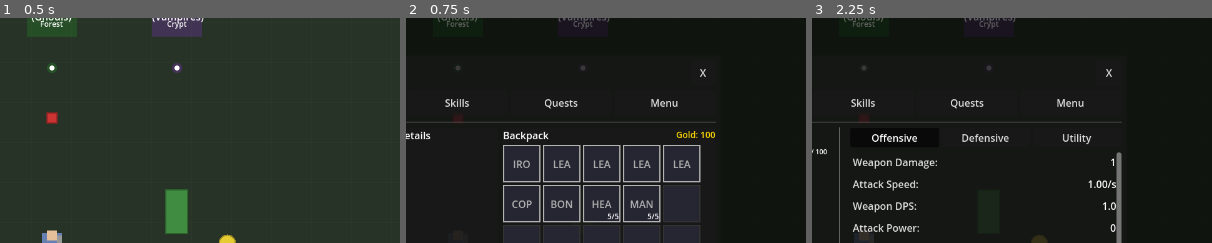
Above: before the commit, frames 1-3 (left to right).
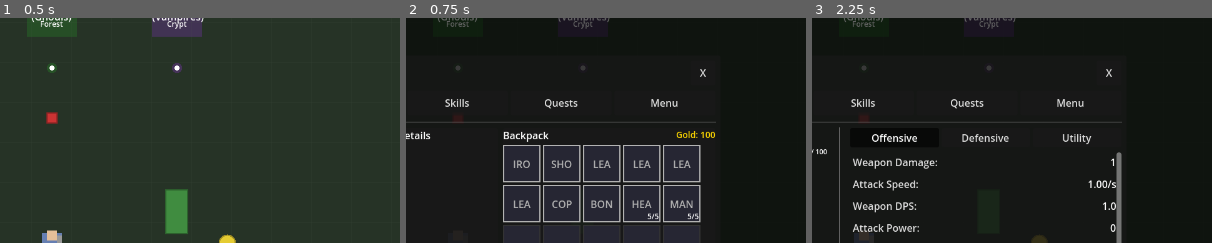
Above: after the commit, the same moments.

Repository: MatousHruska/MobileTestia
Game: Godot game, scene res://scenes/world/test_zone.tscn
The game is run twice, just before and just after one commit, with the same random seed, the same clock (stepped at 60 frames per second) and the same inputs.
Inputs:
- Up to frame 1 (0.5 s): no input
- Up to frame 2 (0.75 s): click "☰" at 0.5 s
- Up to frame 3 (2.25 s): click "Inventory" at 1.25 s; click "Stats (+10)" at 2 s
The pictures show only the part of the screen within x 44-94%, y 0-50%; the shares and areas given below are measured in that part.

Frame 1 is identical in both runs. In frame 2, 1.1% of the frame differs, in the area x 26-74%, y 63-92%; in frame 3, nothing differs.

Commit message:
Add Short Bow to starting inventory for ranged testing

Diff:
--- a/scripts/inventory/inventory_manager.gd
+++ b/scripts/inventory/inventory_manager.gd
@@ -592,6 +592,7 @@
 	# Starting equipment from database (common quality base items)
 	var starting_items := [
 		"wep_sword_iron",      # Basic iron sword
+		"wep_bow_short",       # Short bow (for testing ranged)
 		"arm_helmet_leather",  # Leather cap
 		"arm_chest_leather",   # Leather tunic
 		"arm_gloves_leather",  # Leather gloves
